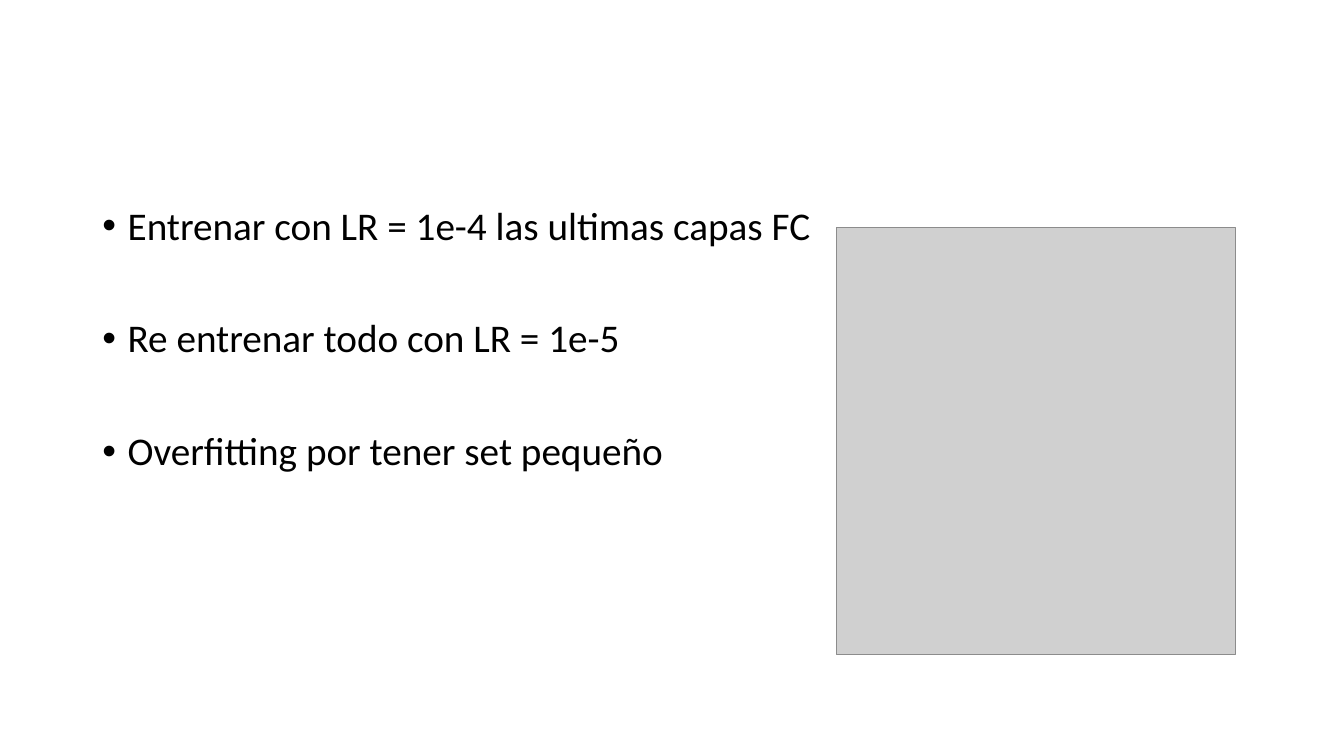
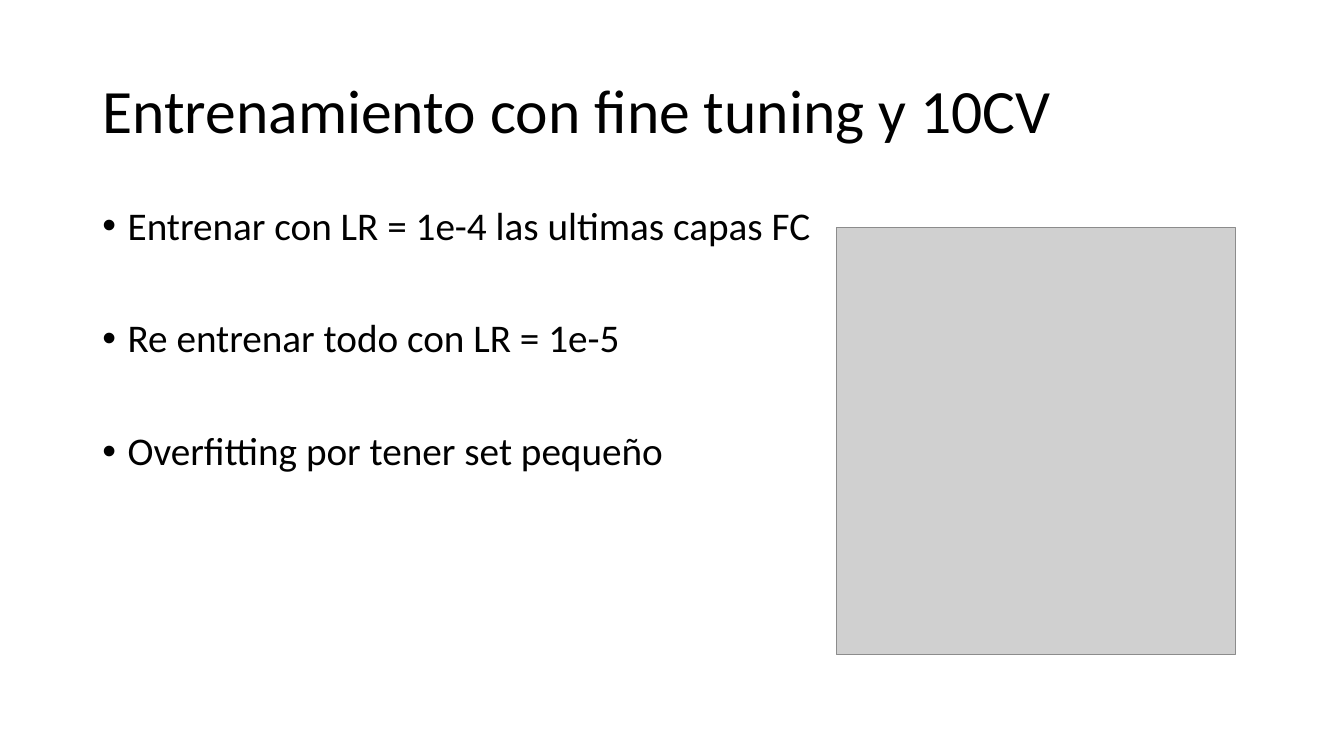
Before and after one commit to alejandroborj/heterogeneous-data, a slide deck: slide 30 of pregunta.pptx (slide 32 before the commit). Drawn at 1344x756 pixels with LibreOffice and Linux fonts; fonts in the diff are those of the drawing; grey boxes stand for pictures. Boxes give left, top, right and bottom in pixels: in the first picture for what was removed or moved away, otherwise in the second. Text is boxed around its words. In the diff, an @@ line names an element or a change of style, - is before the commit and + after.

```diff
--- a/pregunta.pptx
+++ b/pregunta.pptx
@@ title added at bbox=[102, 90, 1050, 144], 44 pt, text #000000 @@
+Entrenamiento con fine tuning y 10CV
```
Also in this commit, not shown: 3 slides added, 2 slides removed, 48 other files.
